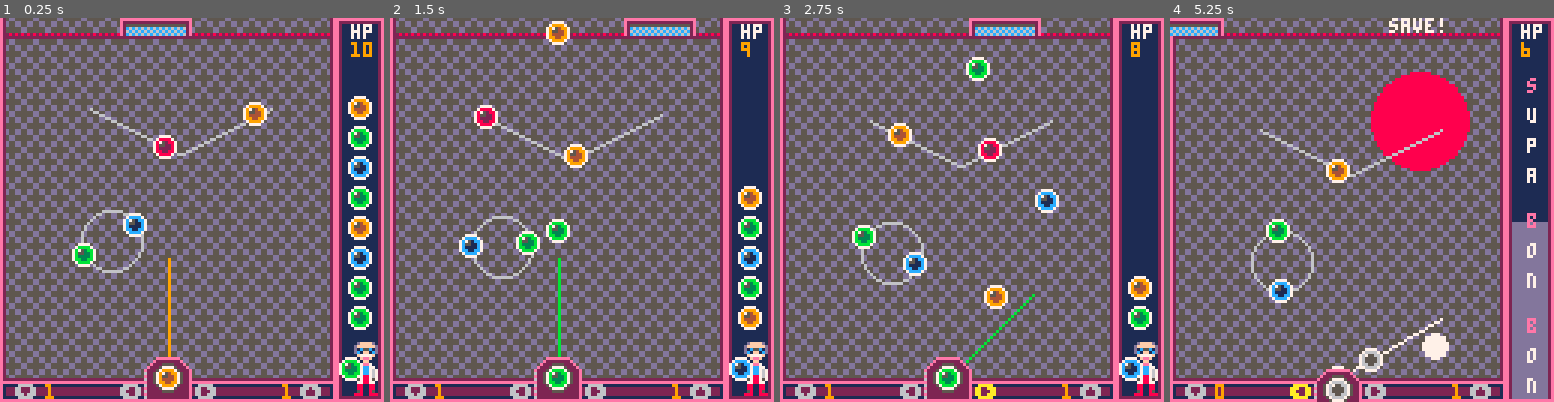
Above: before the commit, frames 1-4 (left to right).
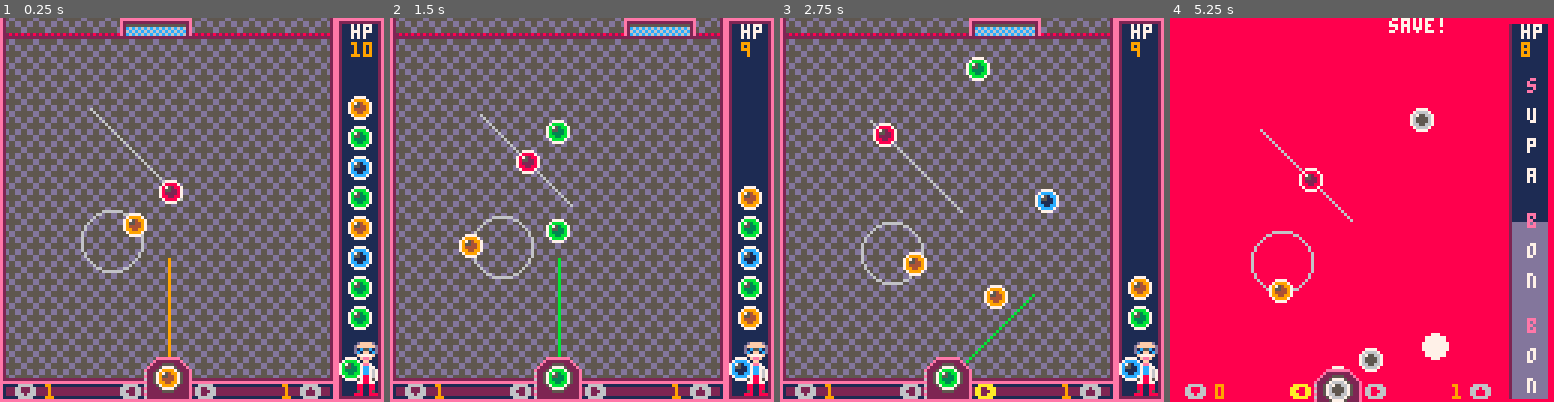
Above: after the commit, the same moments.

Repository: adamwoolridge/pico8
Game: PICO-8 cartridge bonbonshoot.p8
The game is run twice, just before and just after one commit, with the same random seed, the same clock (stepped at 60 frames per second) and the same inputs.
Inputs:
- Up to frame 1 (0.25 s): no input
- Up to frame 2 (1.5 s): tap X (X key) at 0.33, 1.07 s; tap O (Z key) at 0.7 s
- Up to frame 3 (2.75 s): hold Right 1.6-2.1 s; tap O (Z key) at 1.7, 2.1, 2.5 s; tap X (X key) at 1.85 s; hold Right from 2.47 s (still down)
- Up to frame 4 (5.25 s): tap O (Z key) every 0.4 s from 2.9 to 4.9 s; tap X (X key) at 2.97, 4.08, 5.2 s; release Right at 3.03 s; hold Left 3.08-3.58 s; hold Down 3.63-3.97 s; hold Right 4.02-4.68 s; hold Left from 5.08 s (still down)

The runs differ from the first frame. In frame 1, 1.8% of the frame differs, in the area x 18-72%, y 21-65%; in frame 2, 2.4%; in frame 3, 1.7%; in frame 4, 82%, in the area x 0-100%, y 0-100%.

Commit message:
[Bonbon] More

Diff:
--- a/bonbonshoot.p8
+++ b/bonbonshoot.p8
@@ -169,7 +169,7 @@
 	e.wave = wave
 
 	addballtoenemy(e, 0, 0)
-	addballtoenemy(e, 0, 0.5)
+	//addballtoenemy(e, 0, 0.5)
 
 	add(wave.enemies, e)
 	add	(enemies,e)
@@ -181,6 +181,7 @@
 	ball.enemy = true
 	ball.active = true
 	ball.progress = offset
+	ball.dir = e.rotdir
 
 	if (e.type=="c") then
 		ball.progress = 360 * offset
@@ -199,6 +200,7 @@
 	ball.enemy = false
 	ball.supabonbon = false
 	ball.progress = 0
+	ball.dir = 1
 	if (c==0) then
 		ball.c = flr(rnd(5))+1
 	else
@@ -216,7 +218,7 @@
 	next_ball()
 
 	w1 = makewave()
-	makeenemy(w1, "l", {30,30, 60, 45, 90,30},0, 0, 0, 0.05, 10).speed = 0.01
+	makeenemy(w1, "l", {30,30, 60, 60},0, 0, 0, 0.05, 10).speed = 0.01
 	makeenemy(w1, "c", {10},33, 70, 0, 0.05, 10)
 	-- makeenemy(w1, "c", {20},52, 45, 0, 0.05, 20).rotdir = -1
 	-- makeenemy(w1, "c", {10},71, 35, 0, 0.05, 10).rotdir = -1
@@ -624,13 +626,17 @@
 
 	for x=1, count(e.balls) do
 		local b = e.balls[x]
-		b.progress += e.speed
-
 		if (e.type=="c") then
-			b.x = e.x + cos1(e.rotdir * (b.progress)/360) * e.sizes[1]
-			b.y = e.y + sin1(e.rotdir * (b.progress)/360) * e.sizes[1]
+			b.progress += e.speed
+			b.x = e.x + cos1(b.dir * (b.progress)/360) * e.sizes[1]
+			b.y = e.y + sin1(b.dir * (b.progress)/360) * e.sizes[1]
 		elseif (e.type=="l") then
-			if (b.progress >= 1) then
+			b.progress += e.speed * b.dir
+			if (b.progress > 1) then
+				b.dir = -1
+				b.progress = 1
+			elseif (b.progress <= 0) then
+				b.dir = 1
 				b.progress = 0
 			end
 			local pp = progrespointalongline(b.progress, e.sizes)
@@ -663,8 +669,8 @@
 			v.x = b.x- a.x
 			v.y = b.y- a.y
 			v = normalize(v)
-			pp.x = a.x + v.x * diff
-			pp.y = a.y + v.y * diff
+			pp.x = a.x + v.x * abs(diff)
+			pp.y = a.y + v.y * abs(diff)
 			return pp
 		end
 	end
